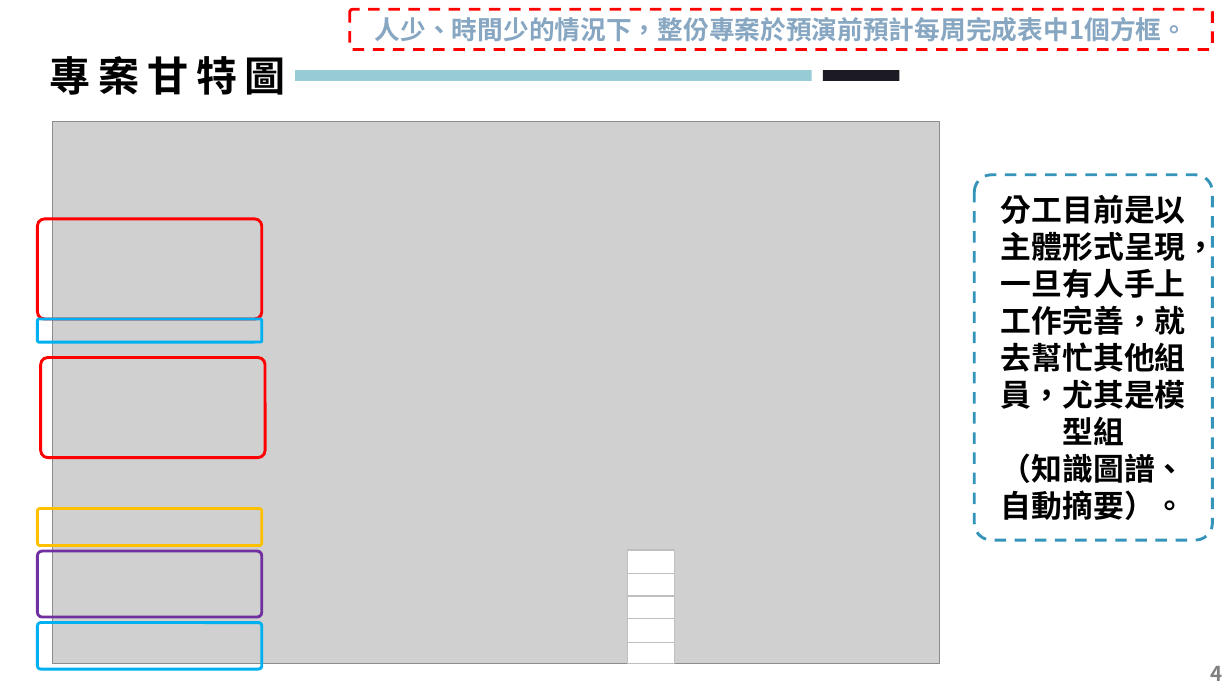
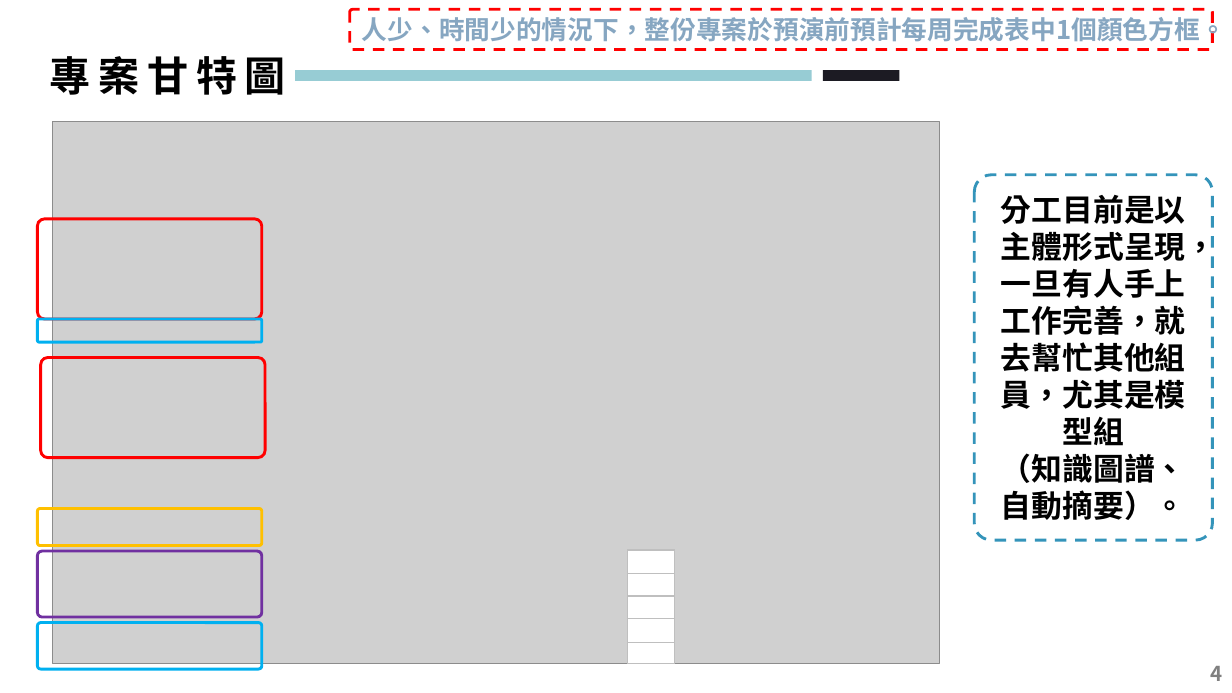
Before and after one commit to cindy861103/109_2_Cloud-Computing_FinTech, a slide deck: slide 4 of Checkpoint/【T33】0510-南山-文本機器人進度匯報.pptx. Drawn at 1232x693 pixels with LibreOffice and Linux fonts; fonts in the diff are those of the drawing; grey boxes stand for pictures. Boxes give left, top, right and bottom in pixels: in the first picture for what was removed or moved away, otherwise in the second. Text is boxed around its words. In the diff, an @@ line names an element or a change of style, - is before the commit and + after.

```diff
--- a/Checkpoint/【T33】0510-南山-文本機器人進度匯報.pptx
+++ b/Checkpoint/【T33】0510-南山-文本機器人進度匯報.pptx
@@ text in rounded rectangle at bbox=[362, 13, 1226, 43]: text changed @@
-人少、時間少的情況下，整份專案於預演前預計每周完成表中1個方框。
+人少、時間少的情況下，整份專案於預演前預計每周完成表中1個顏色方框。
```
Also in this commit, not shown: 1 other file.
